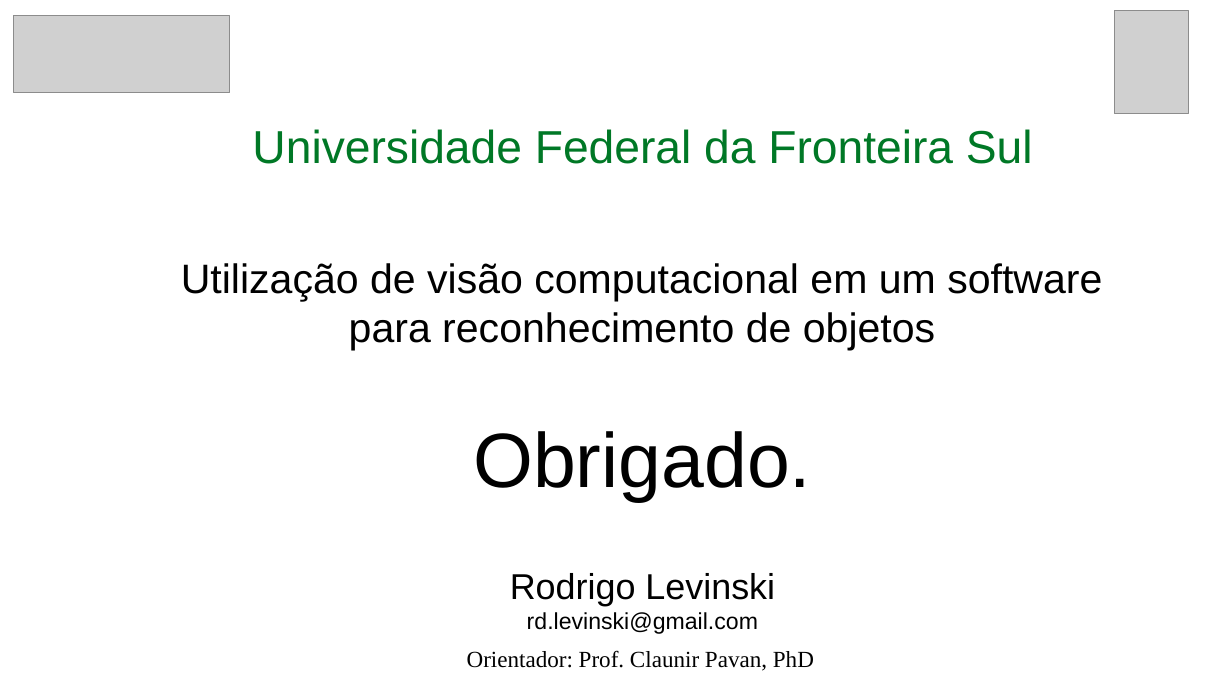
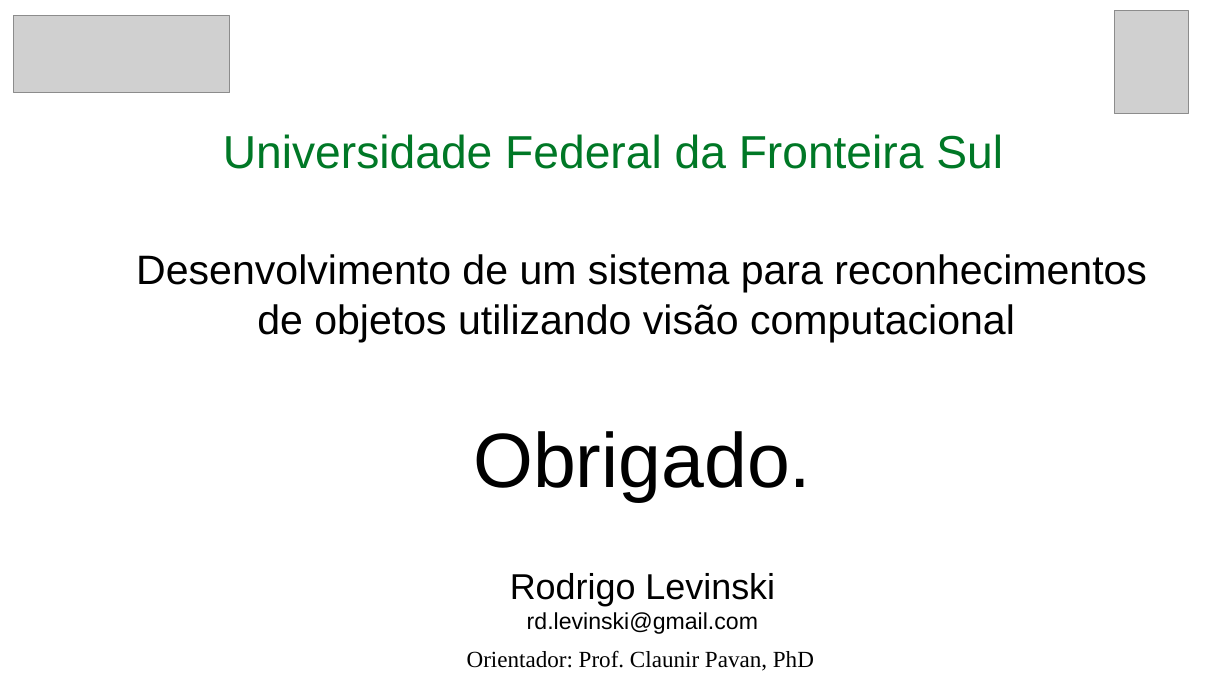
Before and after one commit to RoDiLki/TCC, a slide deck: slide 10 of Seminário 01.pptx (slide 11 before the commit). Drawn at 1232x693 pixels with LibreOffice and Linux fonts; fonts in the diff are those of the drawing; grey boxes stand for pictures. Boxes give left, top, right and bottom in pixels: in the first picture for what was removed or moved away, otherwise in the second. Text is boxed around its words. In the diff, an @@ line names an element or a change of style, - is before the commit and + after.

```diff
--- a/Seminário 01.pptx
+++ b/Seminário 01.pptx
@@ text "Universidade Federal da Fronteira Sul": place and size @@
-text "Universidade Federal da Fronteira Sul" at bbox=[252, 129, 1033, 164]
+text "Universidade Federal da Fronteira Sul" at bbox=[223, 134, 1003, 169]
@@ text at bbox=[136, 254, 1147, 342]: text changed @@
-Utilização de visão computacional em um software para reconhecimento de objetos
+Desenvolvimento de um sistema para reconhecimentos de objetos utilizando visão computacional
```
Also in this commit, not shown: 6 other slides changed, 1 slide added, 2 slides removed.
